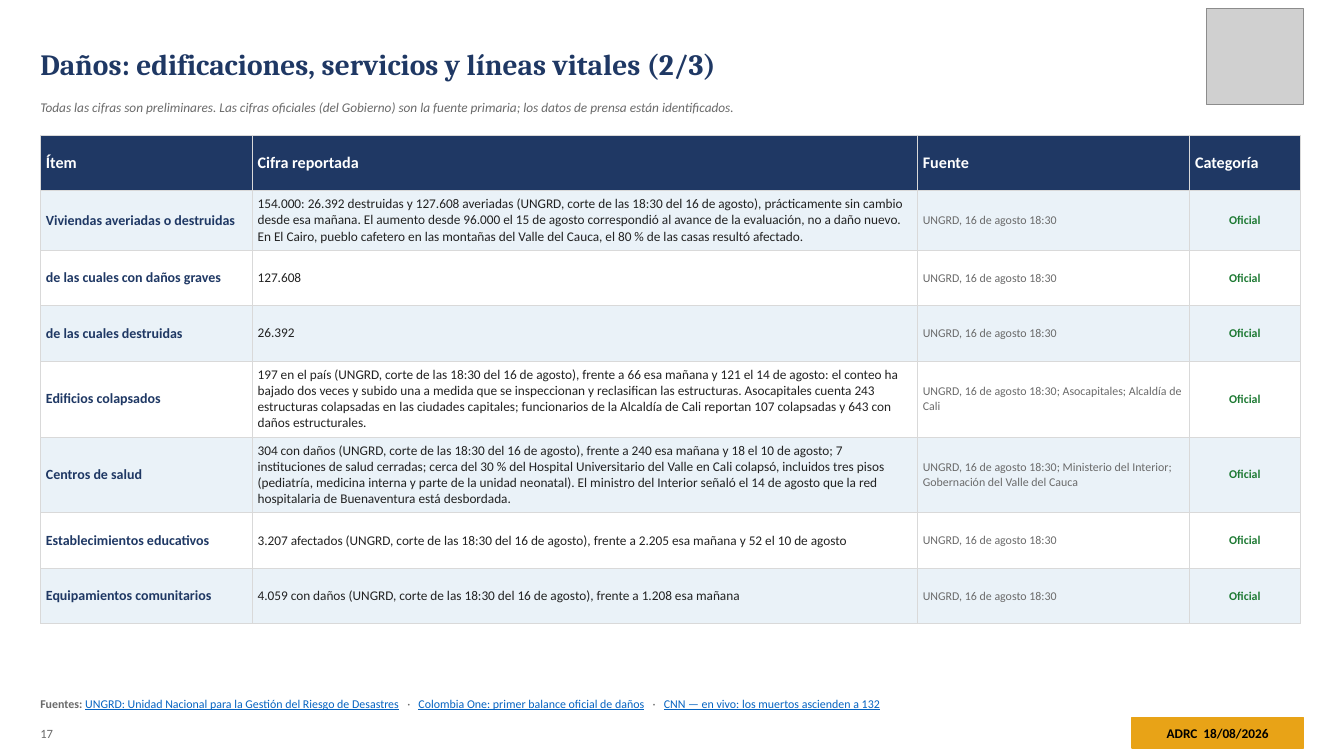
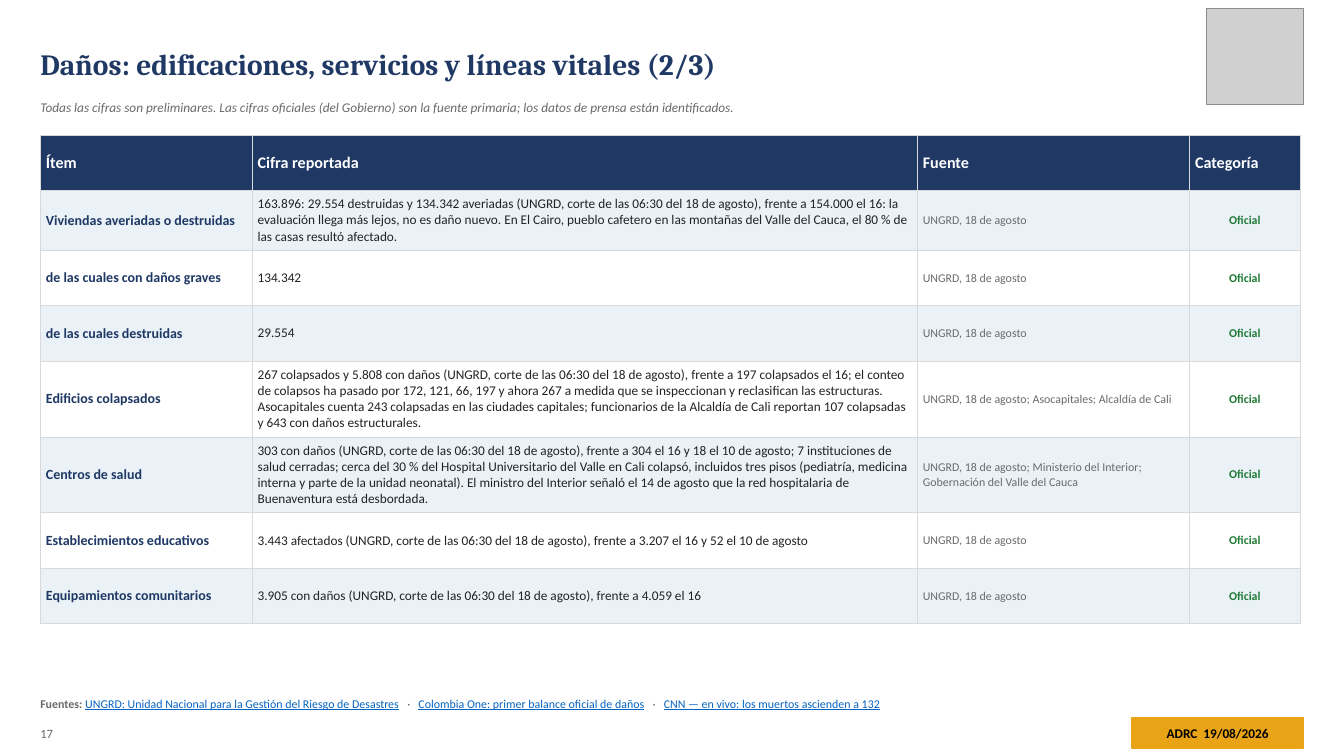
Before and after one commit to kochobi-max/whatsmap, a slide deck: slide 17 of reports/colombia_eq_20260810/output/ADRC_EQ_COL_Choco_20260810_ES.pptx. Drawn at 1344x756 pixels with LibreOffice and Linux fonts; fonts in the diff are those of the drawing; grey boxes stand for pictures. Boxes give left, top, right and bottom in pixels: in the first picture for what was removed or moved away, otherwise in the second. Text is boxed around its words. In the diff, an @@ line names an element or a change of style, - is before the commit and + after.

```diff
--- a/reports/colombia_eq_20260810/output/ADRC_EQ_COL_Choco_20260810_ES.pptx
+++ b/reports/colombia_eq_20260810/output/ADRC_EQ_COL_Choco_20260810_ES.pptx
@@ table at [40,135,1301,607] @@
-row 2, column 2: 154.000: 26.392 destruidas y 127.608 averiadas (UNGRD, corte de las 18:30 del 16 de agosto), prácticamente sin cambio desde esa mañana. El aumento desde 96.000 el 15 de agosto correspondió al avance de la evaluación, no a daño nuevo. En El Cairo, pueblo cafetero en las montañas del Valle del Cauca, el 80 % de las casas resultó afectado.
+row 2, column 2: 163.896: 29.554 destruidas y 134.342 averiadas (UNGRD, corte de las 06:30 del 18 de agosto), frente a 154.000 el 16: la evaluación llega más lejos, no es daño nuevo. En El Cairo, pueblo cafetero en las montañas del Valle del Cauca, el 80 % de las casas resultó afectado.
-row 2, column 3: UNGRD, 16 de agosto 18:30
+row 2, column 3: UNGRD, 18 de agosto
-row 3, column 2: 127.608
+row 3, column 2: 134.342
-row 3, column 3: UNGRD, 16 de agosto 18:30
+row 3, column 3: UNGRD, 18 de agosto
-row 4, column 2: 26.392
+row 4, column 2: 29.554
-row 4, column 3: UNGRD, 16 de agosto 18:30
+row 4, column 3: UNGRD, 18 de agosto
-row 5, column 2: 197 en el país (UNGRD, corte de las 18:30 del 16 de agosto), frente a 66 esa mañana y 121 el 14 de agosto: el conteo ha bajado dos veces y subido una a medida que se inspeccionan y reclasifican las estructuras. Asocapitales cuenta 243 estructuras colapsadas en las ciudades capitales; funcionarios de la Alcaldía de Cali reportan 107 colapsadas y 643 con daños estructurales.
+row 5, column 2: 267 colapsados y 5.808 con daños (UNGRD, corte de las 06:30 del 18 de agosto), frente a 197 colapsados el 16; el conteo de colapsos ha pasado por 172, 121, 66, 197 y ahora 267 a medida que se inspeccionan y reclasifican las estructuras. Asocapitales cuenta 243 colapsadas en las ciudades capitales; funcionarios de la Alcaldía de Cali reportan 107 colapsadas y 643 con daños estructurales.
-row 5, column 3: UNGRD, 16 de agosto 18:30; Asocapitales; Alcaldía de Cali
+row 5, column 3: UNGRD, 18 de agosto; Asocapitales; Alcaldía de Cali
-row 6, column 2: 304 con daños (UNGRD, corte de las 18:30 del 16 de agosto), frente a 240 esa mañana y 18 el 10 de agosto; 7 instituciones de salud cerradas; cerca del 30 % del Hospital Universitario del Valle en Cali colapsó, incluidos tres pisos (pediatría, medicina interna y parte de la unidad neonatal). El ministro del Interior señaló el 14 de agosto que la red hospitalaria de Buenaventura está desbordada.
+row 6, column 2: 303 con daños (UNGRD, corte de las 06:30 del 18 de agosto), frente a 304 el 16 y 18 el 10 de agosto; 7 instituciones de salud cerradas; cerca del 30 % del Hospital Universitario del Valle en Cali colapsó, incluidos tres pisos (pediatría, medicina interna y parte de la unidad neonatal). El ministro del Interior señaló el 14 de agosto que la red hospitalaria de Buenaventura está desbordada.
-row 6, column 3: UNGRD, 16 de agosto 18:30; Ministerio del Interior; Gobernación del Valle del Cauca
+row 6, column 3: UNGRD, 18 de agosto; Ministerio del Interior; Gobernación del Valle del Cauca
-row 7, column 2: 3.207 afectados (UNGRD, corte de las 18:30 del 16 de agosto), frente a 2.205 esa mañana y 52 el 10 de agosto
+row 7, column 2: 3.443 afectados (UNGRD, corte de las 06:30 del 18 de agosto), frente a 3.207 el 16 y 52 el 10 de agosto
-row 7, column 3: UNGRD, 16 de agosto 18:30
+row 7, column 3: UNGRD, 18 de agosto
-row 8, column 2: 4.059 con daños (UNGRD, corte de las 18:30 del 16 de agosto), frente a 1.208 esa mañana
+row 8, column 2: 3.905 con daños (UNGRD, corte de las 06:30 del 18 de agosto), frente a 4.059 el 16
-row 8, column 3: UNGRD, 16 de agosto 18:30
+row 8, column 3: UNGRD, 18 de agosto
@@ text at [1167,728,1268,739]: text changed @@
-ADRC 18/08/2026
+ADRC 19/08/2026
```
Also in this commit, not shown: 36 other slides changed, 8 other files.
